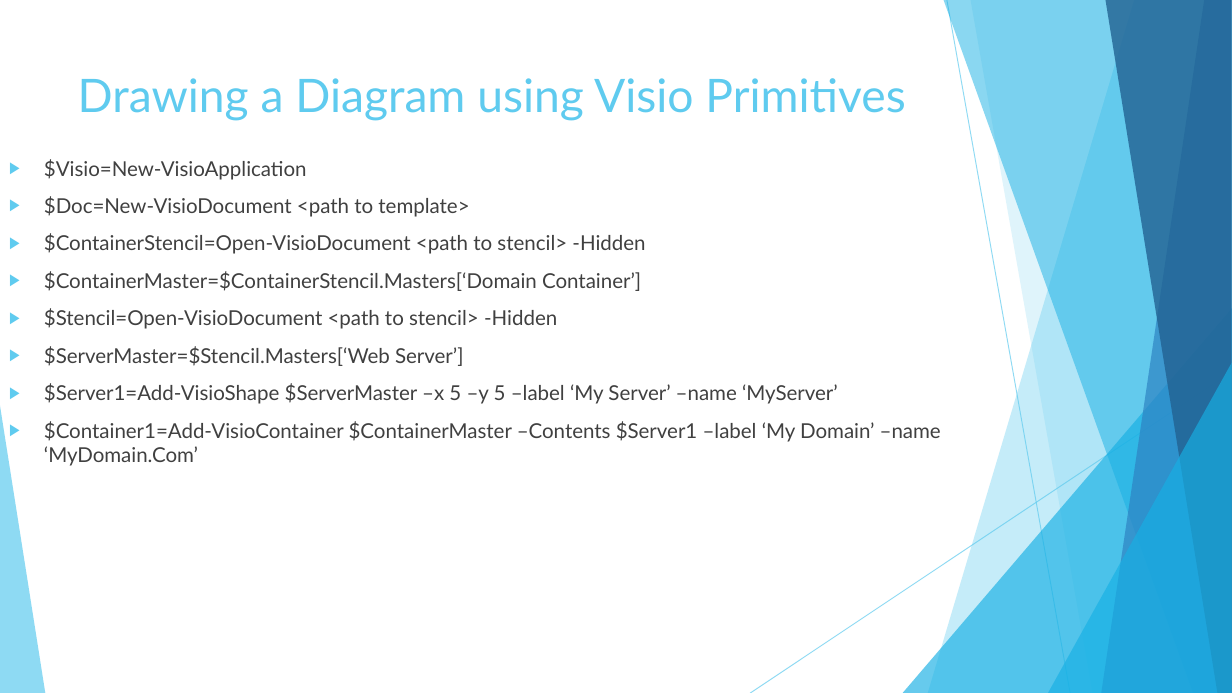
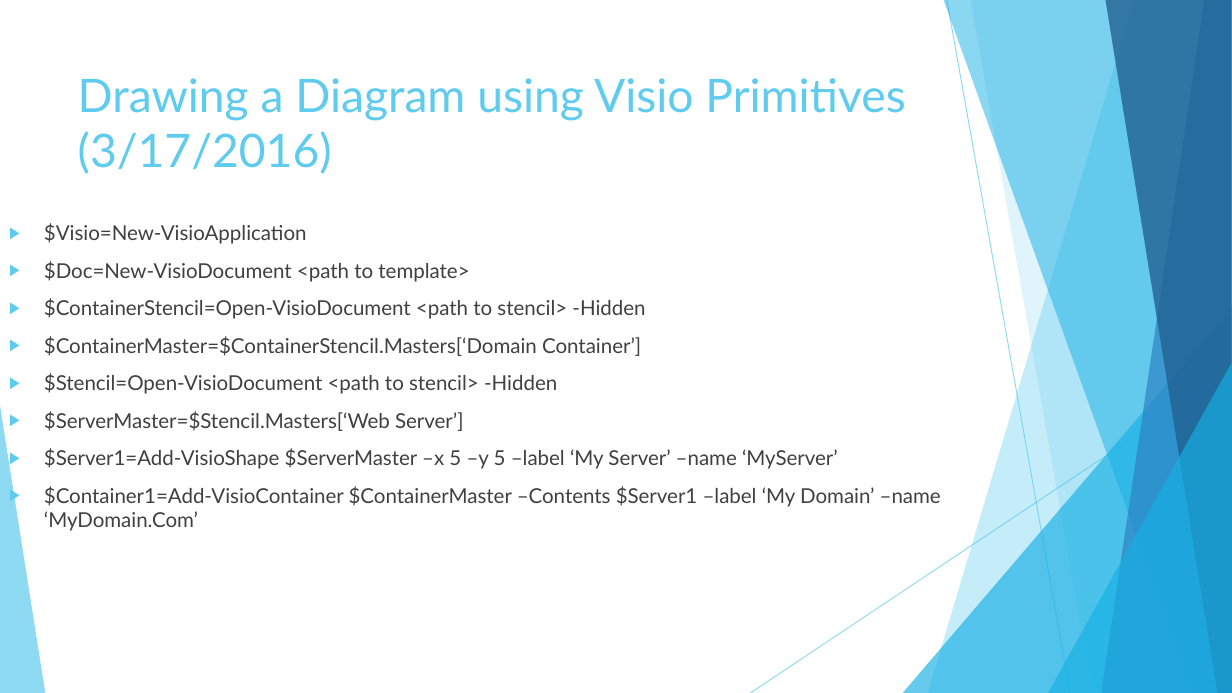
Before and after one commit to Thamielis/VisioBot3000, a slide deck: slide 14 of PowerShell And Visio.pptx. Drawn at 1232x693 pixels with LibreOffice and Linux fonts; fonts in the diff are those of the drawing. Boxes give left, top, right and bottom in pixels: in the first picture for what was removed or moved away, otherwise in the second. Text is boxed around its words. In the diff, an @@ line names an element or a change of style, - is before the commit and + after.

```diff
--- a/PowerShell And Visio.pptx
+++ b/PowerShell And Visio.pptx
@@ title at <box>78,78,905,174</box>: text changed @@
-Drawing a Diagram using Visio Primitives
+Drawing a Diagram using Visio Primitives (3/17/2016)
@@ text "$Visio=New-VisioApplication": place and size @@
-text "$Visio=New-VisioApplication" at <box>44,159,941,466</box>
+text "$Visio=New-VisioApplication" at <box>44,223,941,531</box>
```
Also in this commit, not shown: 2 other slides changed, 2 slides added.
